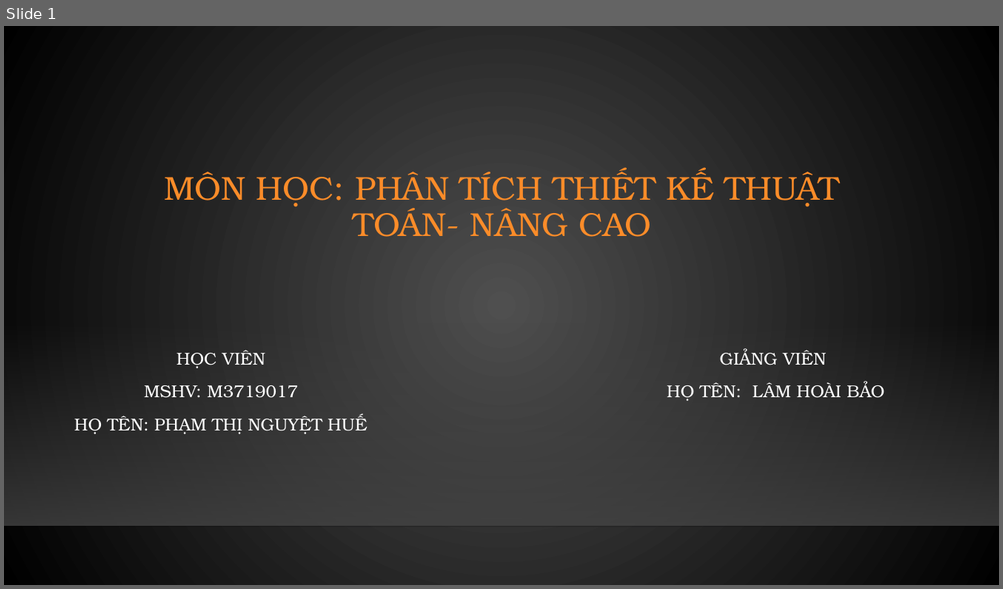
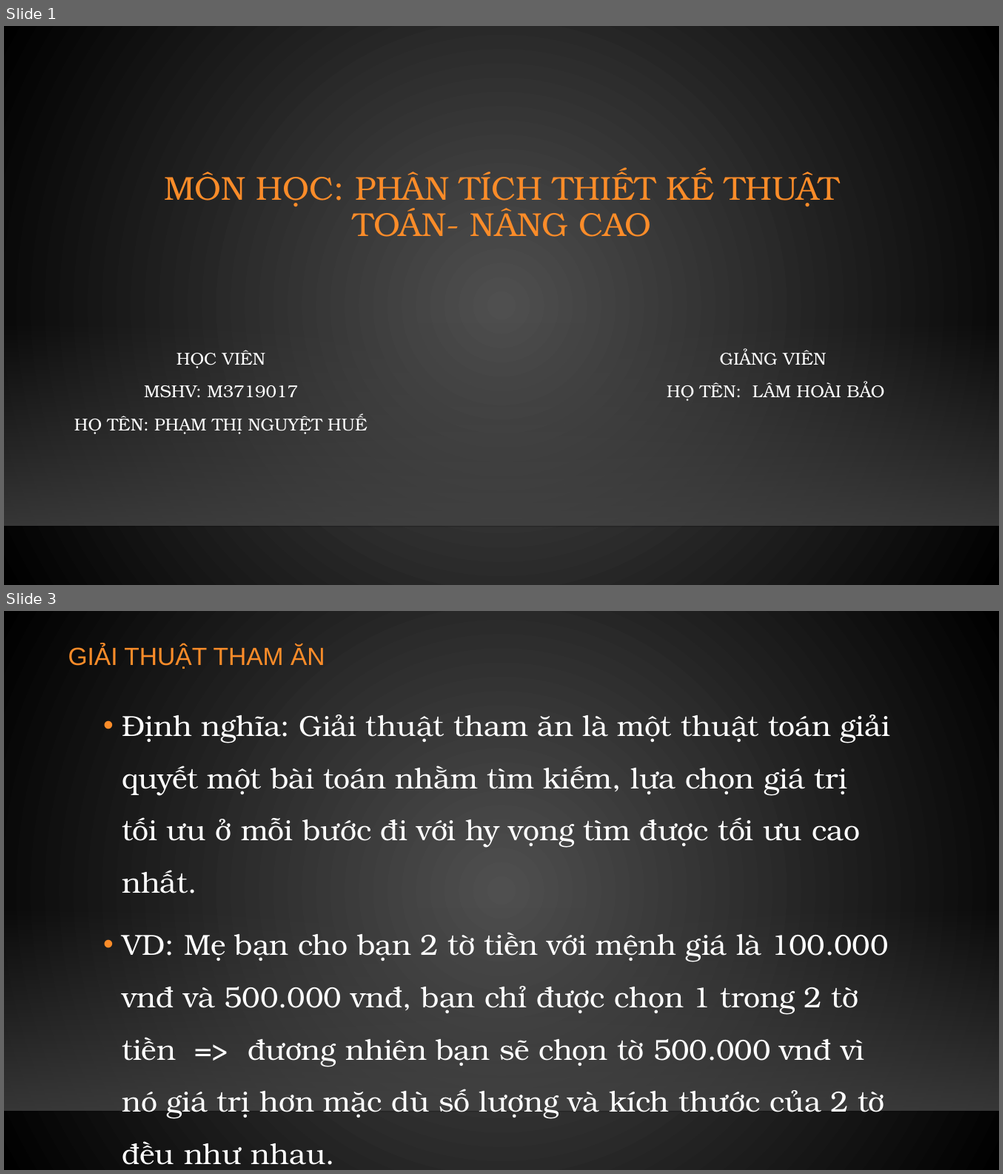
Before and after one commit to NguyetHue/PTTK_TTNC, a slide deck: BaoCao.pptx. Shown one above the other, each under a label of ours: slide 1 before the commit, slides 1 and 3 after it; the slides between them are not shown. The pictures are 1003x589 and 1003x1174 pixels, drawn with LibreOffice and Linux fonts; fonts in the diff are those of the drawing; background and template pictures are left out. Boxes give left, top, right and bottom in pixels: in the first picture for what was removed or moved away, otherwise in the second. Text is boxed around its words. In the diff, an @@ line names an element or a change of style, - is before the commit and + after.

```diff
--- a/BaoCao.pptx
+++ b/BaoCao.pptx
@@ slide 3 added at (4,611,999,1170), background gradient #505050 to #000000; not listed: 2 template elements that a slide beside it also shows @@
@@ title added at (68,645,325,669), 24 pt, text #FB8C29 @@
+GIẢI THUẬT THAM ĂN
@@ text added at (122,715,890,1119), 28 pt, text #FFFFFF @@
+  • Định nghĩa: Giải thuật tham ăn là một thuật toán giải quyết một bài toán nhằm tìm kiếm, lựa chọn giá trị tối ưu ở mỗi bước đi với hy vọng tìm được tối ưu cao nhất.
+• VD: Mẹ bạn cho bạn 2 tờ tiền với mệnh giá là 100.000 vnđ và 500.000 vnđ, bạn chỉ được chọn 1 trong 2 tờ tiền => đương nhiên bạn sẽ chọn tờ 500.000 vnđ vì nó giá trị hơn mặc dù số lượng và kích thước của 2 tờ đều như nhau.
```
Also in this commit, not shown: 1 slide changed, 8 other slides added, 2 slides removed, 6 other files.
